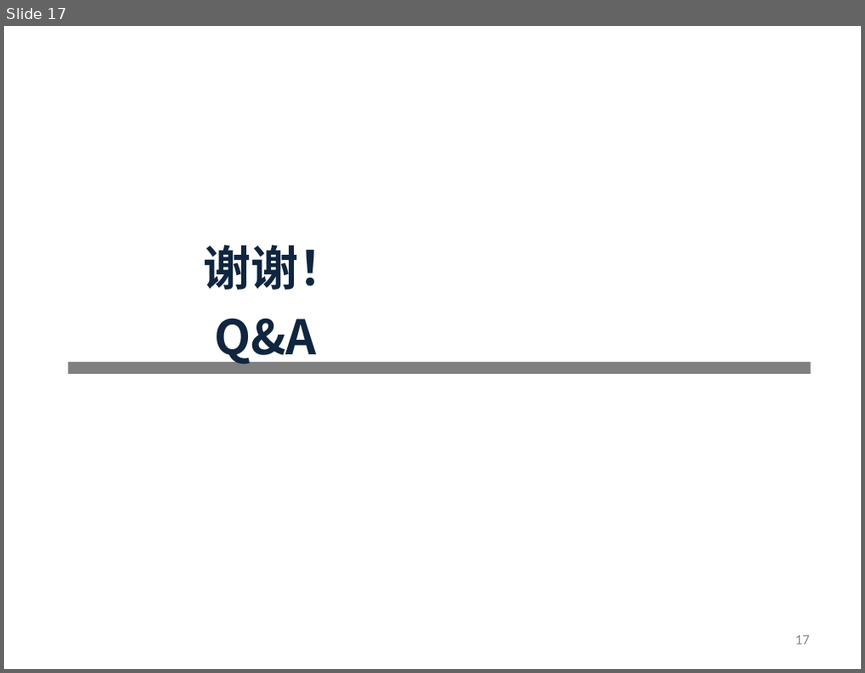
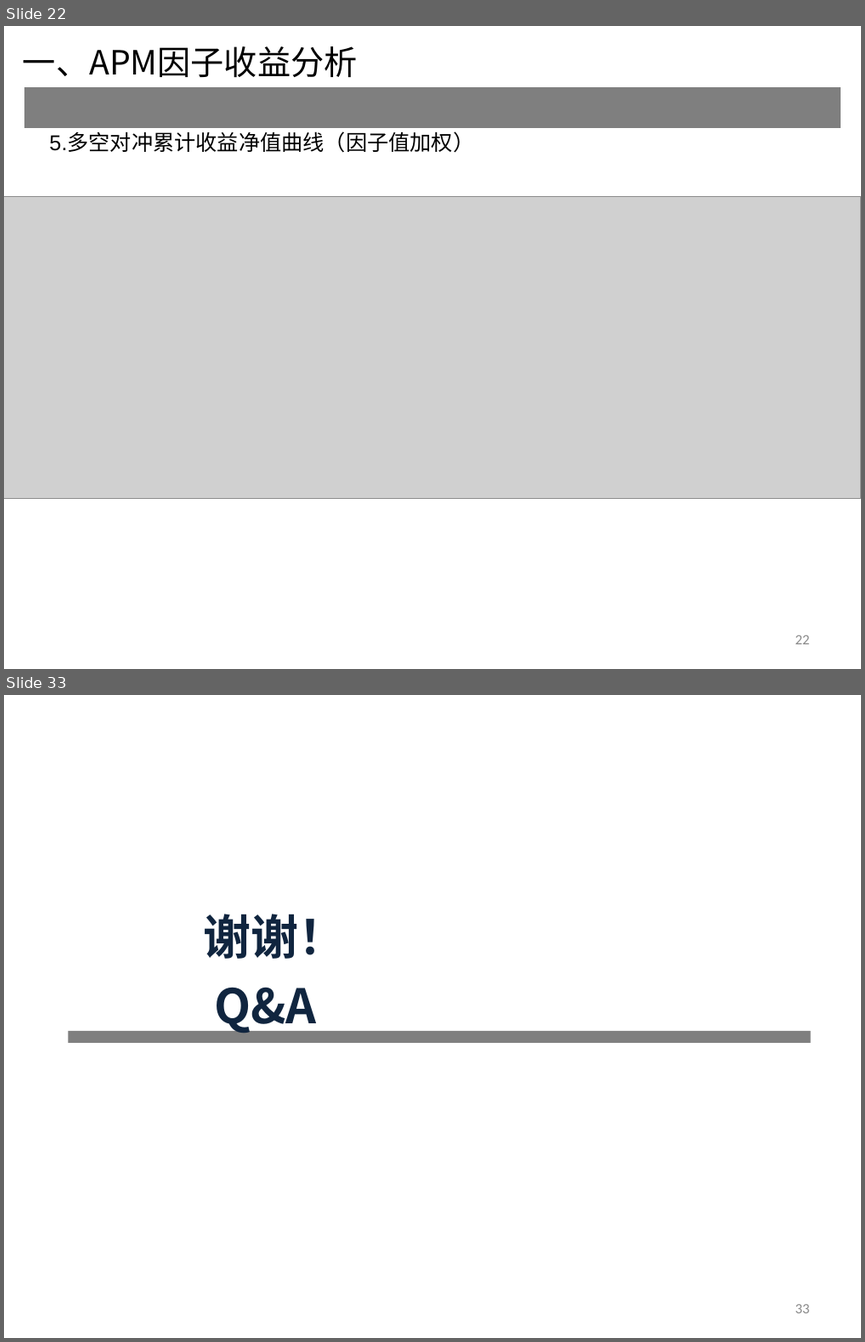
Before and after one commit to rafs/MultiFactor, a slide deck: doc/APM因子.ppt. Shown one above the other, each under a label of ours: slide 17 before the commit, slides 22 and 33 after it; the slides between them are not shown. The pictures are 865x673 and 865x1342 pixels, drawn with LibreOffice and Linux fonts; fonts in the diff are those of the drawing; grey boxes stand for pictures. Boxes give left, top, right and bottom in pixels: in the first picture for what was removed or moved away, otherwise in the second. Text is boxed around its words. In the diff, an @@ line names an element or a change of style, - is before the commit and + after.

```diff
--- a/doc/APM因子.ppt
+++ b/doc/APM因子.ppt
@@ slide 22 added at box(4, 26, 861, 669), background #FFFFFF @@
@@ text added at box(23, 46, 358, 78), 28 pt, text #000000 @@
+一、APM因子收益分析
@@ table added at box(24, 86, 840, 100), 1 rows, 1 columns @@
+
@@ text added at box(49, 133, 474, 153), 18 pt, text #000000 @@
+5.多空对冲累计收益净值曲线（因子值加权）
@@ picture added at box(4, 197, 861, 498) @@
@@ page number added at box(795, 635, 810, 644), 12 pt, text #898989 @@
+22
@@ what was slide 17 is now slide 33 @@
@@ page number at box(795, 1304, 810, 1313): text changed @@
-17
+33
```
Also in this commit, not shown: 1 slide changed, 15 other slides added, 5 other files.
